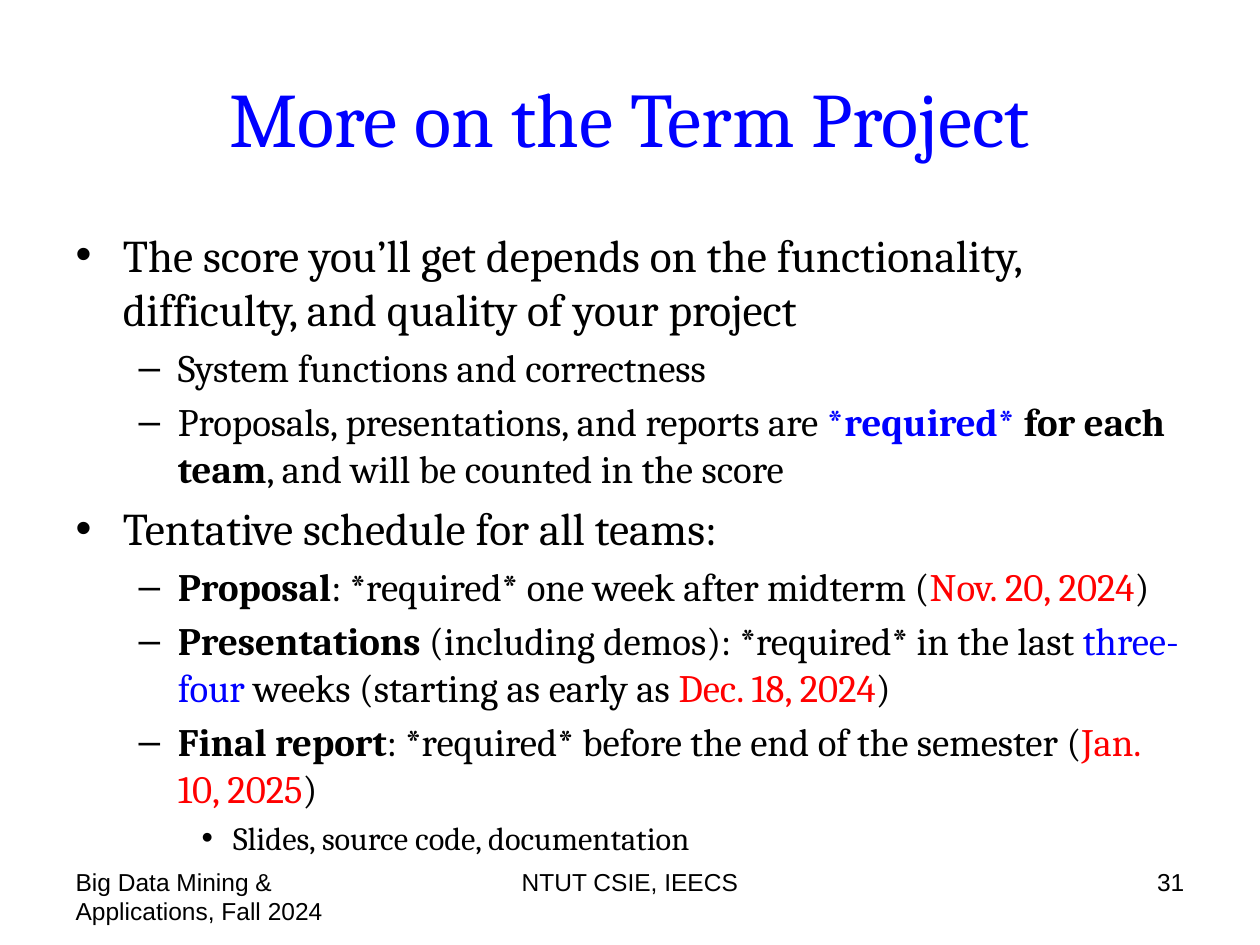
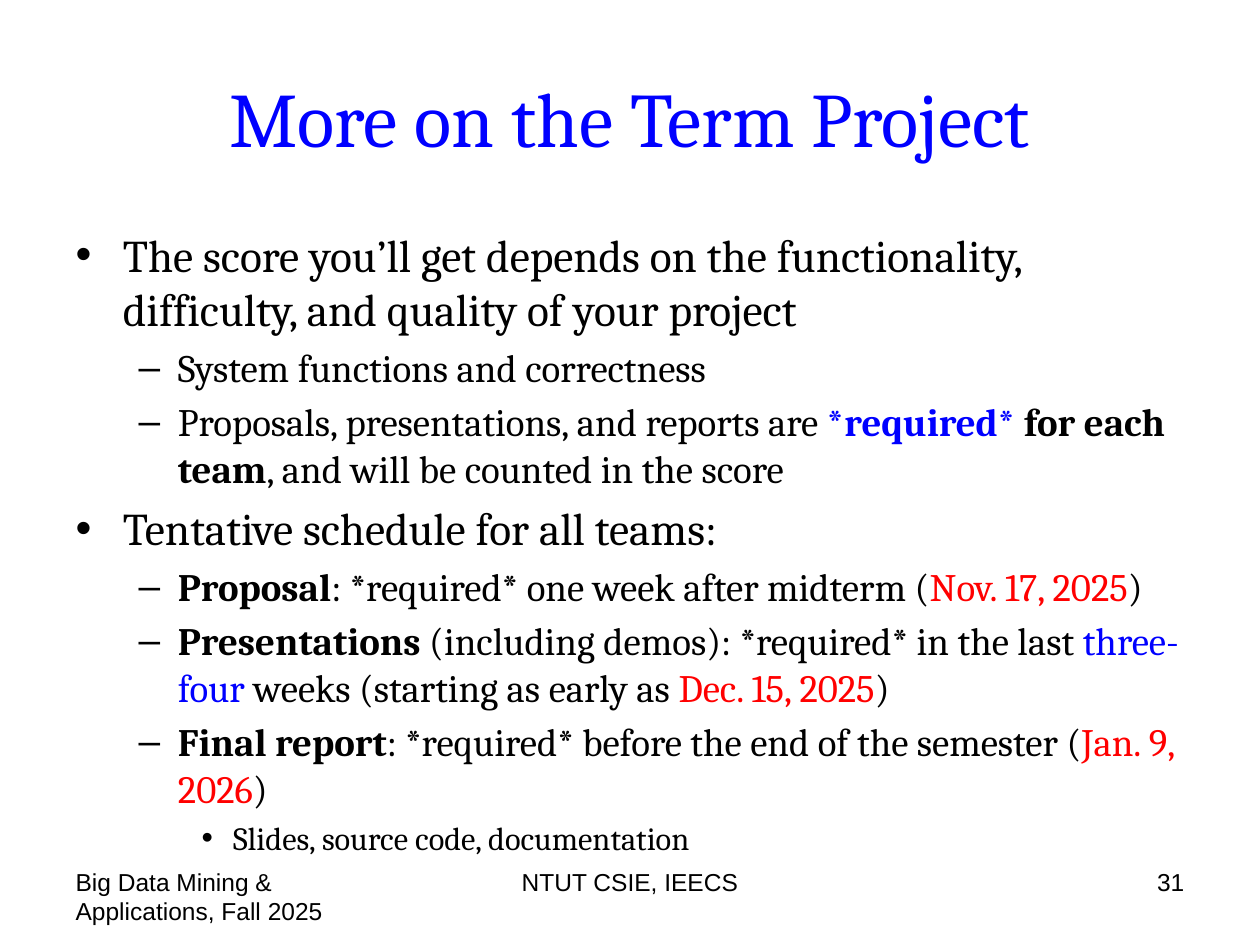
Before and after one commit to chriswjh/chriswjh.github.io, a slide deck: slide 31 of BDM/00-overview.pptx. Drawn at 1260x945 pixels with LibreOffice and Linux fonts; fonts in the diff are those of the drawing. Boxes give left, top, right and bottom in pixels: in the first picture for what was removed or moved away, otherwise in the second. Text is boxed around its words. In the diff, an @@ line names an element or a change of style, - is before the commit and + after.

```diff
--- a/BDM/00-overview.pptx
+++ b/BDM/00-overview.pptx
@@ text at <box>178,573,1179,809</box>: text changed @@
-  – Proposal: *required* one week after midterm (Nov. 20, 2024)
-  – Presentations (including demos): *required* in the last three-four weeks (starting as early as Dec. 18, 2024)
-  – Final report: *required* before the end of the semester (Jan. 10, 2025)
+  – Proposal: *required* one week after midterm (Nov. 17, 2025)
+  – Presentations (including demos): *required* in the last three-four weeks (starting as early as Dec. 15, 2025)
+  – Final report: *required* before the end of the semester (Jan. 9, 2026)
@@ text at <box>76,873,323,925</box>: text changed @@
-Big Data Mining & Applications, Fall 2024
+Big Data Mining & Applications, Fall 2025
```
Also in this commit, not shown: 56 other slides changed.
